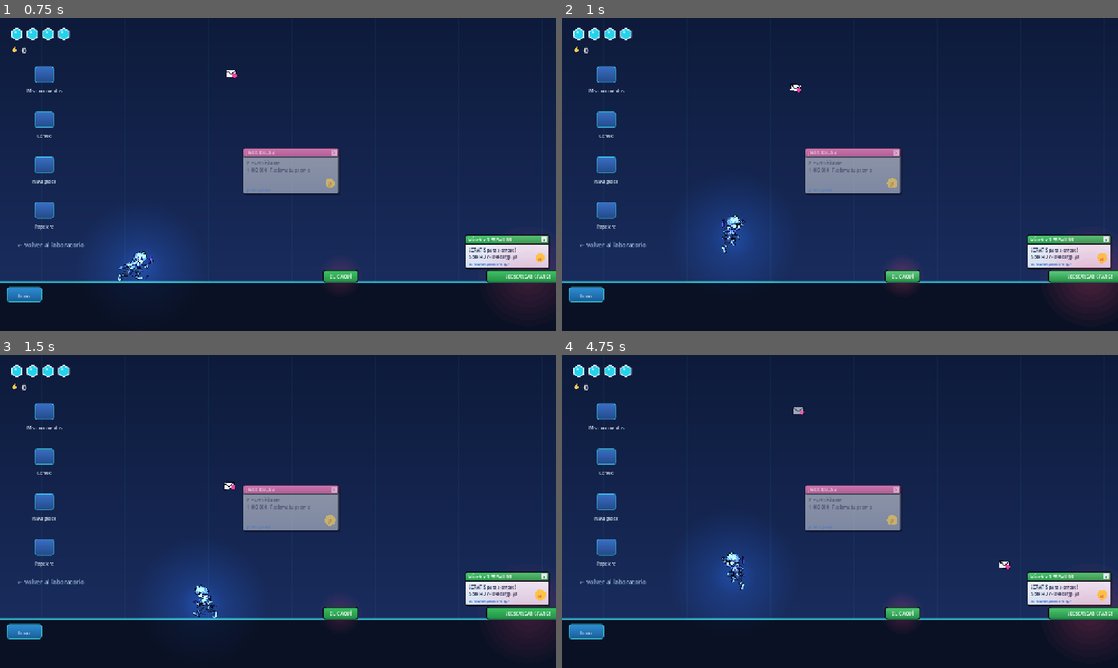
Above: before the commit, frames 1-4 (two rows, left to right).
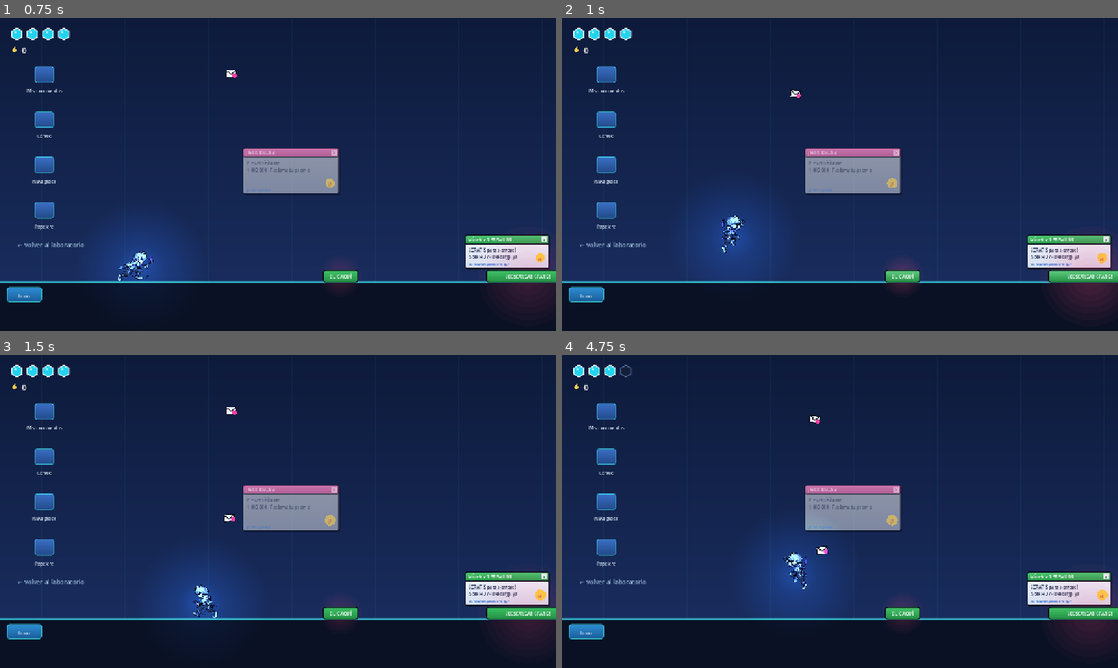
Above: after the commit, the same moments.

Repository: codingraphcr/schoolgame
Game: Godot game, scene res://world/zones/pc_profesor/escritorio.tscn
Same seed, same stepped clock (60 frames per second), same inputs: the game is played once before the commit and once after it. This scene is started directly instead of the project's main scene.
Inputs (mouse positions are in pixels of both pictures, inside the frame that each line leads up to):
- Up to frame 1 (0.75 s): tap Enter (ui_accept) at 0.5 s; move the mouse to (400, 158) at 0.52 s; hold D (move_right) from 0.53 s (still down); hold J (attack) from 0.53 s (still down); click (400, 158) at 0.67 s
- Up to frame 2 (1 s): keep holding D (move_right); keep holding J (attack); tap Space (jump) at 0.77 s
- Up to frame 3 (1.5 s): move the mouse to (166, 527) at 1.27 s; release D (move_right) at 1.28 s; release J (attack) at 1.28 s; hold A (move_left) from 1.28 s (still down); tap Shift (dash) at 1.35 s
- Up to frame 4 (4.75 s): tap Space (jump) at 1.52, 3.02, 3.77, 4.52 s; move the mouse to (895, 442) at 2.02 s; release A (move_left) at 2.03 s; hold E (interact) 2.03-2.78 s; hold D (move_right) 2.03-3.53 s; move the mouse to (812, 574) at 2.77 s; tap Q (vision) at 2.85 s; click (812, 574) at 2.92 s; move the mouse to (1006, 558) at 3.52 s; hold A (move_left) from 3.53 s (still down); tap 1 at 3.6 s; move the mouse to (673, 464) at 4.27 s; tap 2 at 4.35 s

Frame 1 is identical in both runs. In frame 2, less than 0.1% of the frame differs, in the area x 41-43%, y 20-26%; in frame 3, 0.1%; in frame 4, 3.7%, in the area x 10-99%, y 3-82%.

Commit message:
SPAM aún más difícil: correos que se adelantan y lluvia sobre los pop-ups
- Los correos caen a 200 px/s y salen más seguido (A cada 0,75 s, B cada 0,65 s).
- El 80 % apunta a Kai: la mitad cae donde estaba hace 0,15 s y la otra mitad
  se adelanta a donde estará si sigue corriendo igual (landing_time, lead_amount).
  Quedarse quieto o correr siempre al mismo ritmo ya no basta.
- La lluvia A cubre también los saltos entre MineKraft, Terrarya y GTA 6.
- SpamMail.WARNING_TIME: el aviso parpadeante de 0,35 s se mantiene.
- test_spam_level comprueba el adelanto y apaga la lluvia al medir los pop-ups.

Co-Authored-By: Claude Opus 5.5 <noreply@anthropic.com>

Diff:
--- a/tests/test_spam_level.gd
+++ b/tests/test_spam_level.gd
@@ -43,6 +43,8 @@
 
 
 func _test_popups() -> void:
+	# Sin lluvia de correos: un golpe congela el juego un instante y falsea las medidas.
+	_stop_mail_rain()
 	# Fijo: se puede pisar.
 	await _drop_on(Vector2(700, 190))
 	_check(absf(player.global_position.y - 230.0) < 1.0 and player.is_on_floor(), "un pop-up fijo sostiene a Kai (y=%.0f)" % player.global_position.y)
@@ -99,7 +101,7 @@
 	await _until_vulnerable()
 	player.health.restore_full()
 	# Dificultad: los correos caen más rápido y apuntan a donde estaba Kai hace un instante.
-	_check(spawner.fall_speed >= 140.0, "los correos caen rápido (%.0f px/s)" % spawner.fall_speed)
+	_check(spawner.fall_speed >= 200.0, "los correos caen rápido (%.0f px/s)" % spawner.fall_speed)
 	await _drop_on(Vector2(320, 280))  # lejos del anuncio trampa de x=372
 	spawner._timer = 99.0  # registra el rastro de Kai sin soltar correos
 	spawner.set_process(true)
@@ -109,6 +111,15 @@
 	var target: float = spawner._next_x() + spawner.global_position.x
 	_check(absf(target - player.global_position.x) <= spawner.aim_spread + 0.5,
 		"si Kai se queda quieto, el correo apunta encima de él (cae en x=%.0f, Kai en x=%.0f)" % [target, player.global_position.x])
+	# Si Kai corre a 140 px/s, los correos que se adelantan caen donde va a estar.
+	var gx := spawner.global_position.x
+	spawner._clock = 0.15
+	spawner._trail = [[0.0, gx + 50.0], [0.15, gx + 71.0]]
+	spawner.lead_ratio = 1.0
+	var expected := gx + 50.0 + 140.0 * spawner.landing_time() * spawner.lead_amount
+	var led: float = spawner._next_x() + gx
+	_check(absf(led - expected) <= spawner.aim_spread + 0.5,
+		"un correo se adelanta a donde corre Kai (cae en x=%.0f, esperado x=%.0f)" % [led, expected])
 	for leftover in spawner.get_children():
 		leftover.queue_free()
 
--- a/world/digital/spam/spam_mail.gd
+++ b/world/digital/spam/spam_mail.gd
@@ -8,7 +8,10 @@
 var fall_speed := 90.0
 var floor_y := 304.0
 
-var _warning := 0.35
+## Segundos que el correo parpadea antes de caer (el aviso para esquivarlo).
+const WARNING_TIME := 0.35
+
+var _warning := WARNING_TIME
 var _time := 0.0
 var _origin_x := 0.0
 
--- a/world/digital/spam/spam_mail_spawner.gd
+++ b/world/digital/spam/spam_mail_spawner.gd
@@ -2,22 +2,27 @@
 class_name SpamMailSpawner
 extends Node2D
 ## Lluvia de correos SPAM: deja caer SpamMail en una franja horizontal, solo mientras Kai está cerca.
-## La mayoría apunta a donde estaba Kai hace un instante (aim_delay): quedarse quieto es peligroso,
-## moverse los esquiva. El resto cae al azar para cubrir la zona.
+## La mayoría apunta a donde estaba Kai hace un instante (aim_delay): quedarse quieto es peligroso.
+## Algunos de esos se adelantan a donde va Kai (lead_ratio): correr siempre igual tampoco basta,
+## hay que cambiar el ritmo. El resto cae al azar para cubrir la zona.
 ## El origen es el extremo izquierdo de la franja, a la altura desde donde caen.
 
 @export var width := 320.0:
 	set(value):
 		width = maxf(value, 16.0)
 		queue_redraw()
-@export var interval := 1.1
-@export var fall_speed := 140.0
+@export var interval := 0.85
+@export var fall_speed := 200.0
 ## Proporción de correos que apuntan a Kai (0 = todos al azar, 1 = todos apuntados).
-@export_range(0.0, 1.0) var aimed_ratio := 0.7
+@export_range(0.0, 1.0) var aimed_ratio := 0.8
+## De los correos apuntados, proporción que se adelanta a hacia dónde corre Kai.
+@export_range(0.0, 1.0) var lead_ratio := 0.5
+## Cuánto se adelanta: 1 = justo donde estará Kai al caer el correo si sigue igual; menos = se queda corto.
+@export_range(0.0, 1.5) var lead_amount := 0.9
 ## Segundos de "retraso" del apuntado: el correo cae donde estaba Kai hace este tiempo.
 @export var aim_delay := 0.15
 ## Desvío al azar (px) alrededor del punto apuntado.
-@export var aim_spread := 10.0
+@export var aim_spread := 8.0
 ## Altura (global) donde los correos se deshacen.
 @export var floor_y := 304.0
 ## Solo caen correos si Kai está a menos de esta distancia horizontal de la franja.
@@ -57,13 +62,24 @@
 func _next_x() -> float:
 	if _rng.randf() < aimed_ratio and not _trail.is_empty():
 		var past_x: float = _trail[0][1]
+		var past_time: float = _trail[0][0]
 		for entry in _trail:
 			if _clock - entry[0] <= aim_delay:
 				break
 			past_x = entry[1]
-		var local_x := past_x - global_position.x + _rng.randf_range(-aim_spread, aim_spread)
+			past_time = entry[0]
+		var target_x := past_x
+		if _rng.randf() < lead_ratio and _clock > past_time:
+			var velocity: float = (_trail[-1][1] - past_x) / (_clock - past_time)
+			target_x += velocity * landing_time() * lead_amount
+		var local_x := target_x - global_position.x + _rng.randf_range(-aim_spread, aim_spread)
 		return clampf(local_x, 6.0, width - 6.0)
 	return _rng.randf_range(6.0, width - 6.0)
+
+
+## Segundos desde que aparece un correo hasta que llega al suelo (aviso + caída).
+func landing_time() -> float:
+	return SpamMail.WARNING_TIME + maxf(floor_y - global_position.y, 0.0) / fall_speed
 
 
 ## Deja caer un correo en la posición x (local a la franja).
--- a/world/zones/pc_profesor/escritorio.tscn
+++ b/world/zones/pc_profesor/escritorio.tscn
@@ -261,13 +261,13 @@
 [node name="MailRainA" type="Node2D" parent="SpamMail" unique_id=311649468]
 position = Vector2(260, 64)
 script = ExtResource("7_5aedr")
-width = 280.0
-interval = 1.3
+width = 640.0
+interval = 0.75
 
 [node name="MailRainB" type="Node2D" parent="SpamMail" unique_id=2001059475]
 position = Vector2(1000, 64)
 script = ExtResource("7_5aedr")
-interval = 0.95
+interval = 0.65
 
 [node name="AccountWindow" type="Node2D" parent="." unique_id=570698044]
 position = Vector2(1396, 304)
Not shown, changed: docs/arquitectura.md
